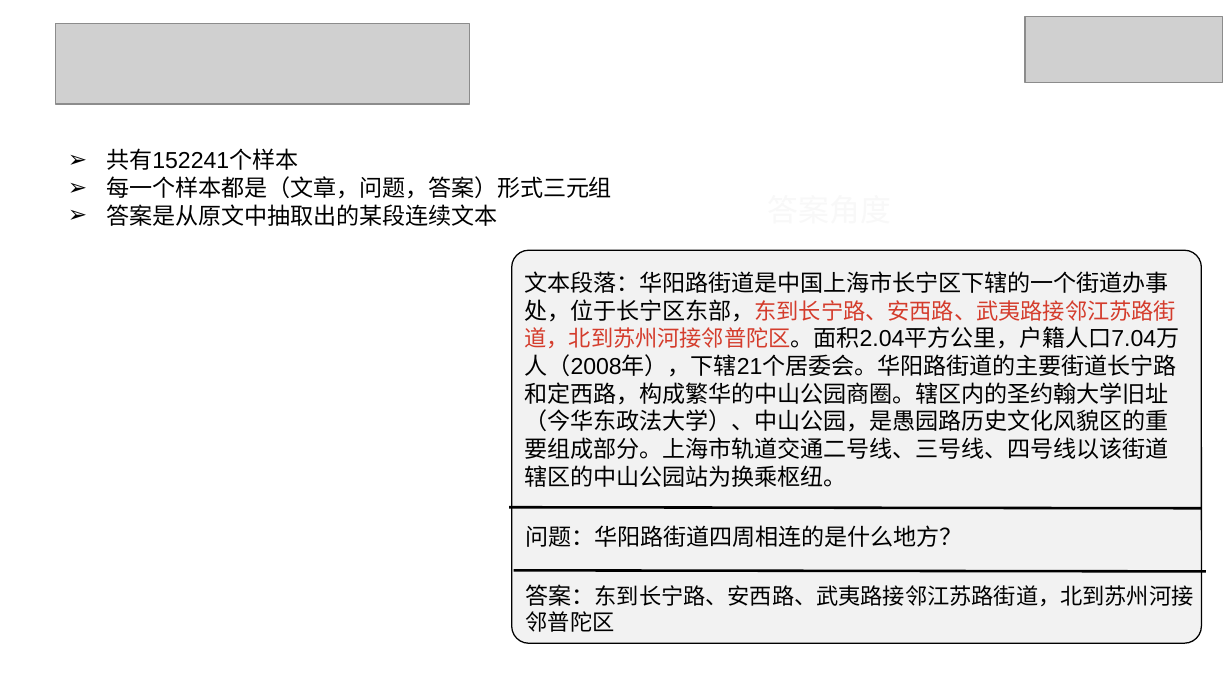
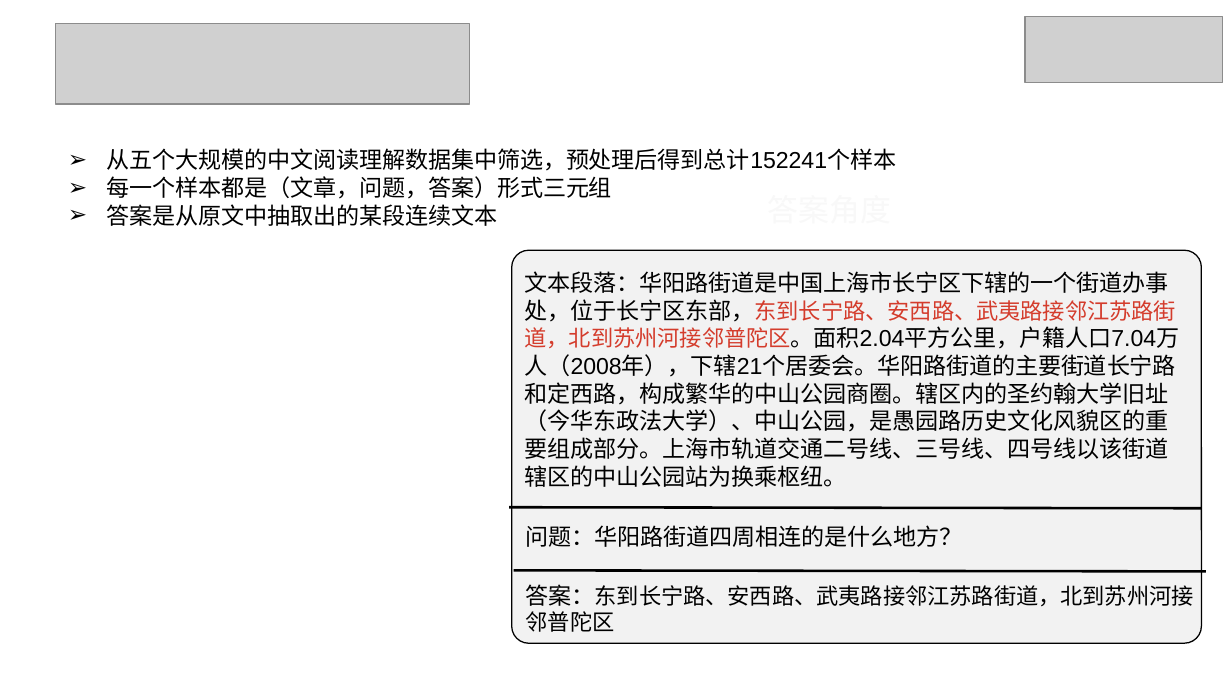
Before and after one commit to xhsun1997/ChineseMRC, a slide deck: slide 15 of 孙相会.pptx (slide 17 before the commit). Drawn at 1232x693 pixels with LibreOffice and Linux fonts; fonts in the diff are those of the drawing; grey boxes stand for pictures. Boxes give left, top, right and bottom in pixels: in the first picture for what was removed or moved away, otherwise in the second. Text is boxed around its words. In the diff, an @@ line names an element or a change of style, - is before the commit and + after.

```diff
--- a/孙相会.pptx
+++ b/孙相会.pptx
@@ text at <box>106,148,896,171</box>: text changed @@
-➢ 共有152241个样本
+➢ 从五个大规模的中文阅读理解数据集中筛选，预处理后得到总计152241个样本
```
Also in this commit, not shown: 7 other slides changed, 1 slide added, 6 slides removed.
